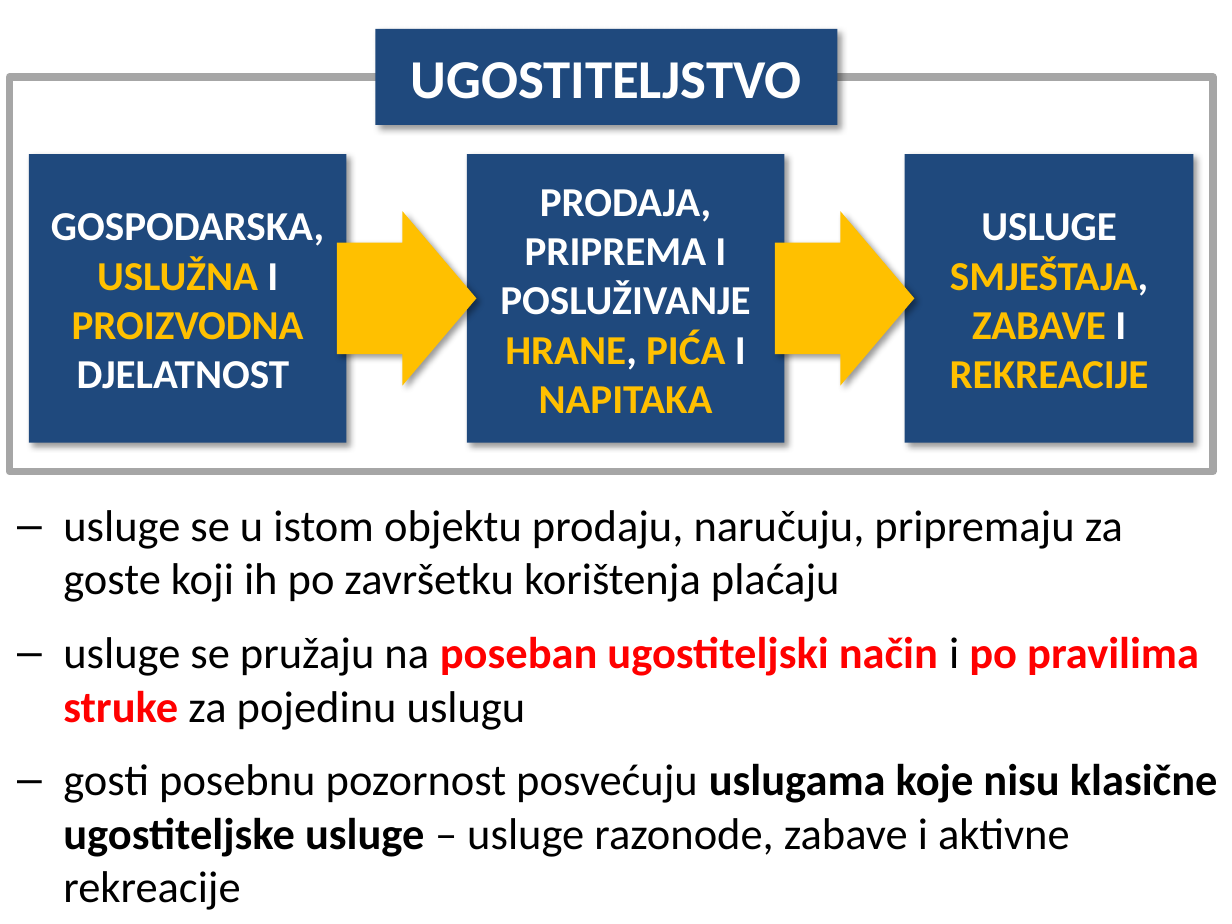
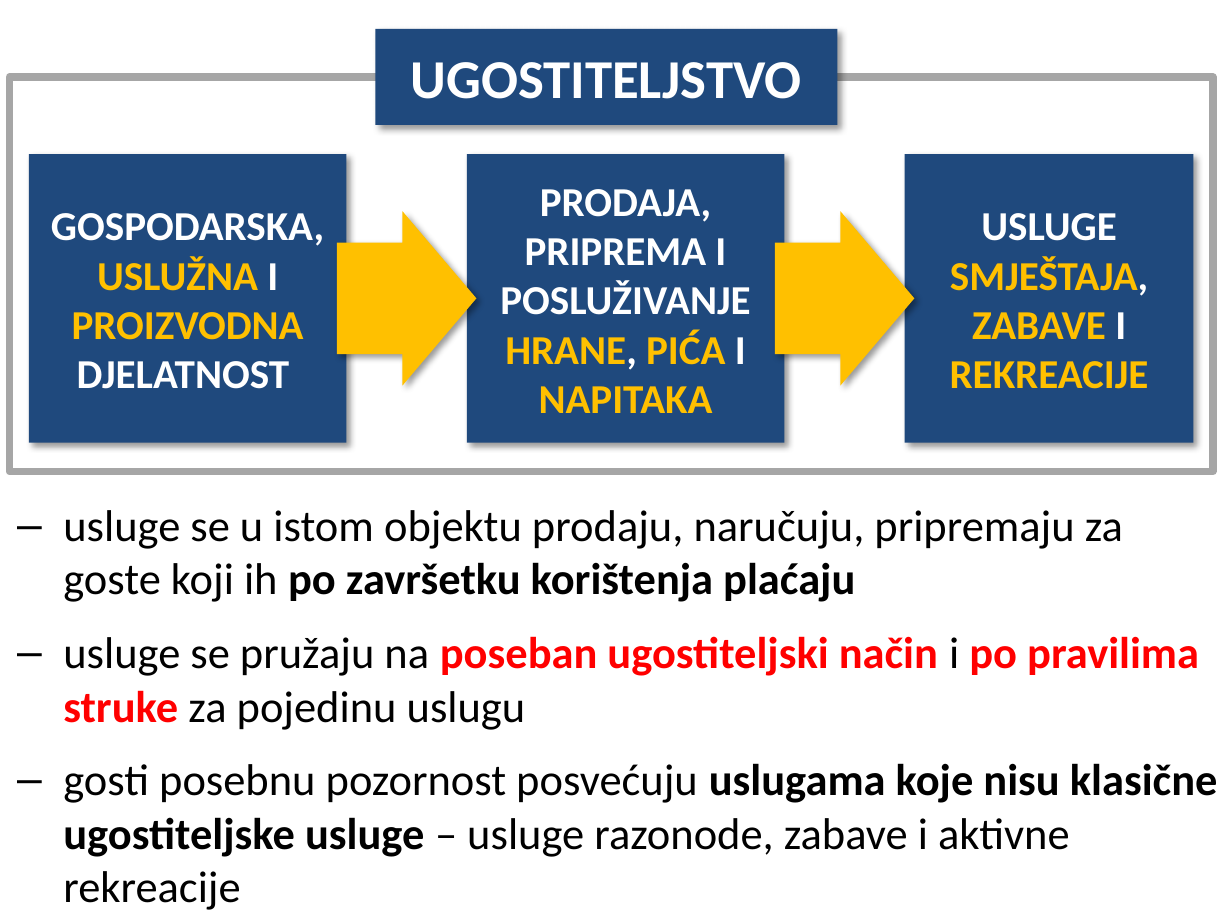
Before and after one commit to cornx/print, a slide deck: slide 5 of data/organizacija/002_Ugostiteljstvo_kao_gosp_djelatnost.pptx. Drawn at 1232x924 pixels with LibreOffice and Linux fonts; fonts in the diff are those of the drawing. Boxes give left, top, right and bottom in pixels: in the first picture for what was removed or moved away, otherwise in the second. Text is boxed around its words. In the diff, an @@ line names an element or a change of style, - is before the commit and + after.

```diff
--- a/data/organizacija/002_Ugostiteljstvo_kao_gosp_djelatnost.pptx
+++ b/data/organizacija/002_Ugostiteljstvo_kao_gosp_djelatnost.pptx
@@ text at <box>63,510,1123,602</box>: bold on in "po završetku korištenja plaćaju" @@
```
Also in this commit, not shown: 4 other slides changed.
